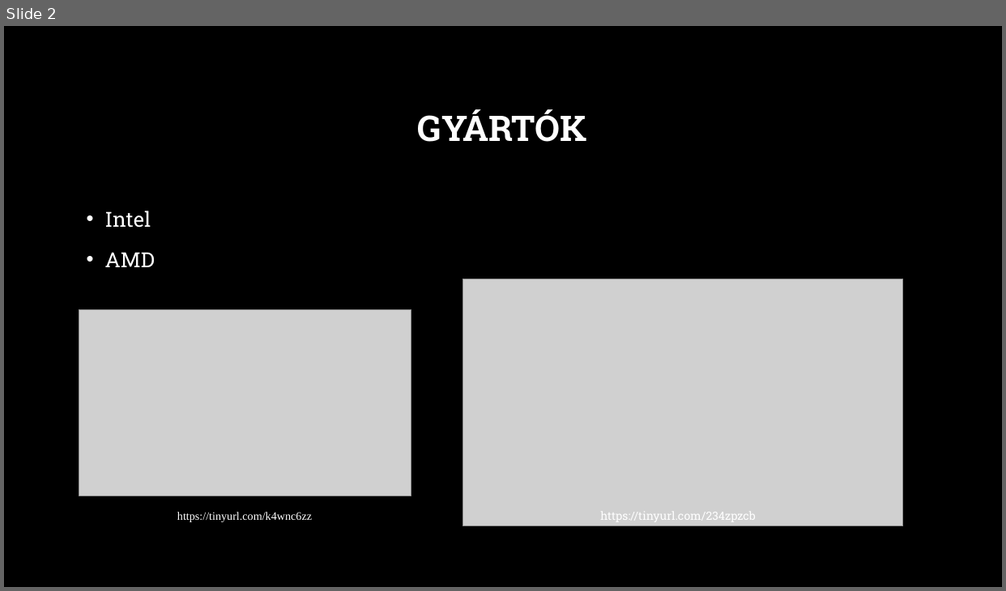
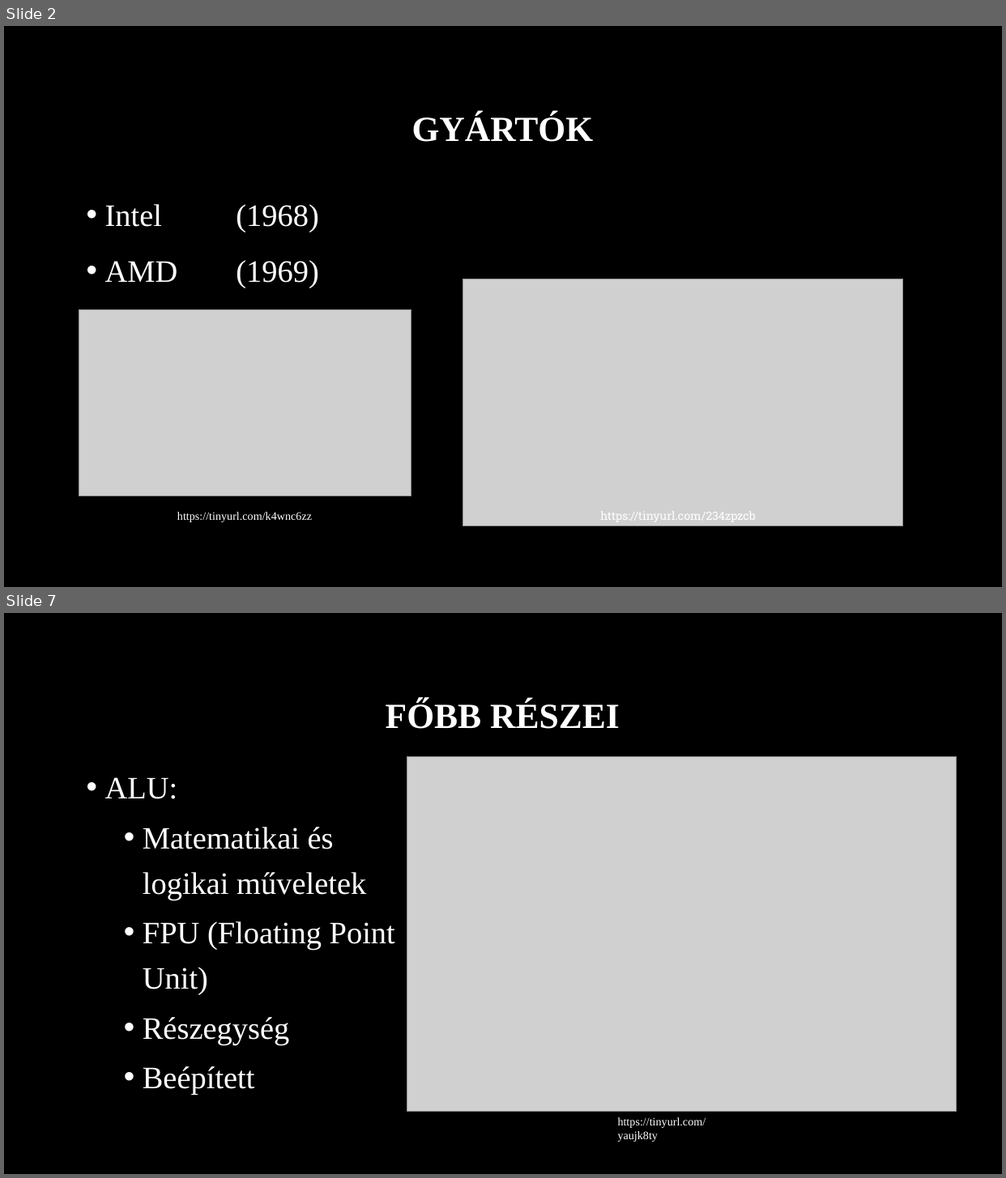
Before and after one commit to MszrsRicsi/Paprika, a slide deck: Processzorok.pptx. Shown one above the other, each under a label of ours: slide 2 before the commit, slides 2 and 7 after it; the slides between them are not shown. The pictures are 1006x591 and 1006x1178 pixels, drawn with LibreOffice and Linux fonts; fonts in the diff are those of the drawing; grey boxes stand for pictures; background and template pictures are left out. Boxes give left, top, right and bottom in pixels: in the first picture for what was removed or moved away, otherwise in the second. Text is boxed around its words. In the diff, an @@ line names an element or a change of style, - is before the commit and + after.

```diff
--- a/Processzorok.pptx
+++ b/Processzorok.pptx
@@ slide 7 added at [4,613,1002,1174], background picture (left out) @@
@@ title added at [386,700,620,729], 34 pt, text #FFFFFF, bold @@
+FŐBB RÉSZEI
@@ picture added at [407,756,957,1112] @@
@@ text added at [105,777,395,1096], 30 pt, text #FFFFFF @@
+• ALU:
+  • Matematikai és logikai műveletek
+  • FPU (Floating Point Unit)
+  • Részegység
+  • Beépített
@@ text added at [618,1118,706,1142], 11 pt, text #FFFFFF @@
+https://tinyurl.com/yaujk8ty
@@ slide 2 changed as well @@
@@ title "GYÁRTÓK" at [412,113,594,142]: font Roboto Slab to Times New Roman @@
@@ text at [105,204,319,288]: text changed; size 20 to 30 pt; font Roboto Slab to Times New Roman @@
-• Intel
-• AMD
+• Intel (1968)
+• AMD (1969)
```
Also in this commit, not shown: 3 other slides changed, 9 other slides added, 6 slides removed.
